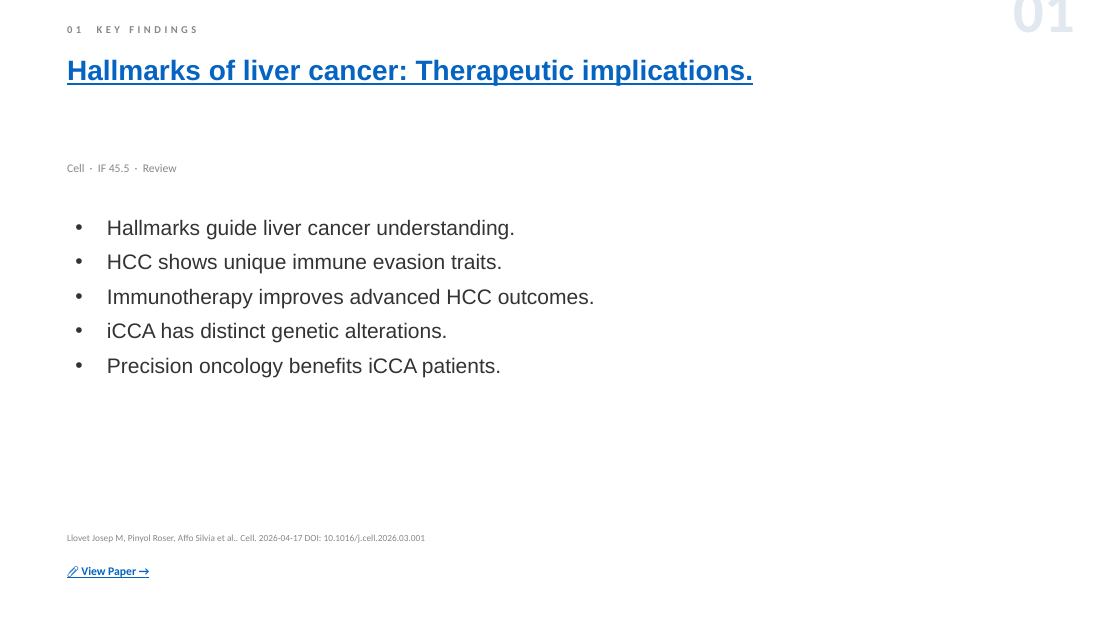
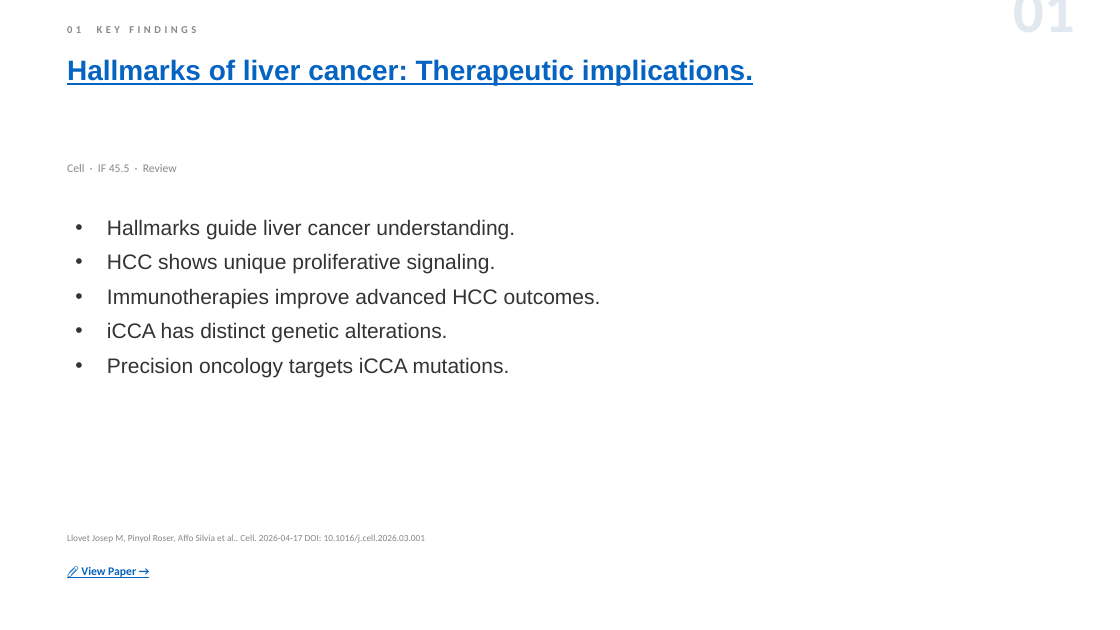
Before and after one commit to jejenhu-maker/hcc-weekly-digest, a slide deck: slide 3 of docs/digest-en.pptx. Drawn at 1120x630 pixels with LibreOffice and Linux fonts; fonts in the diff are those of the drawing. Boxes give left, top, right and bottom in pixels: in the first picture for what was removed or moved away, otherwise in the second. Text is boxed around its words. In the diff, an @@ line names an element or a change of style, - is before the commit and + after.

```diff
--- a/docs/digest-en.pptx
+++ b/docs/digest-en.pptx
@@ text at <box>107,253,601,308</box>: text changed @@
-• HCC shows unique immune evasion traits.
-• Immunotherapy improves advanced HCC outcomes.
+• HCC shows unique proliferative signaling.
+• Immunotherapies improve advanced HCC outcomes.
@@ text at <box>107,357,510,377</box>: text changed @@
-• Precision oncology benefits iCCA patients.
+• Precision oncology targets iCCA mutations.
```
Also in this commit, not shown: 11 other slides changed, 2 slides added, 2 slides removed, 2 other files.
